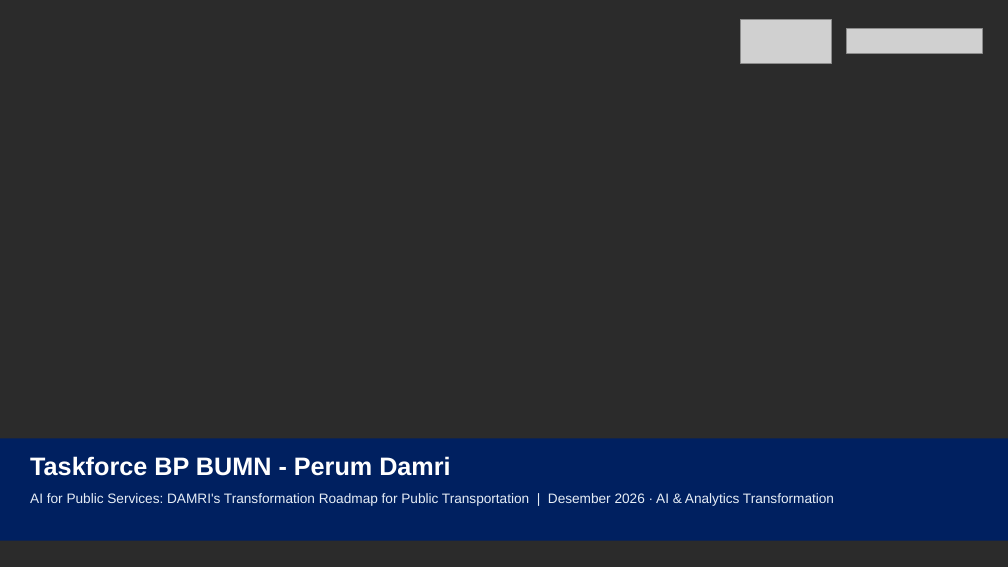
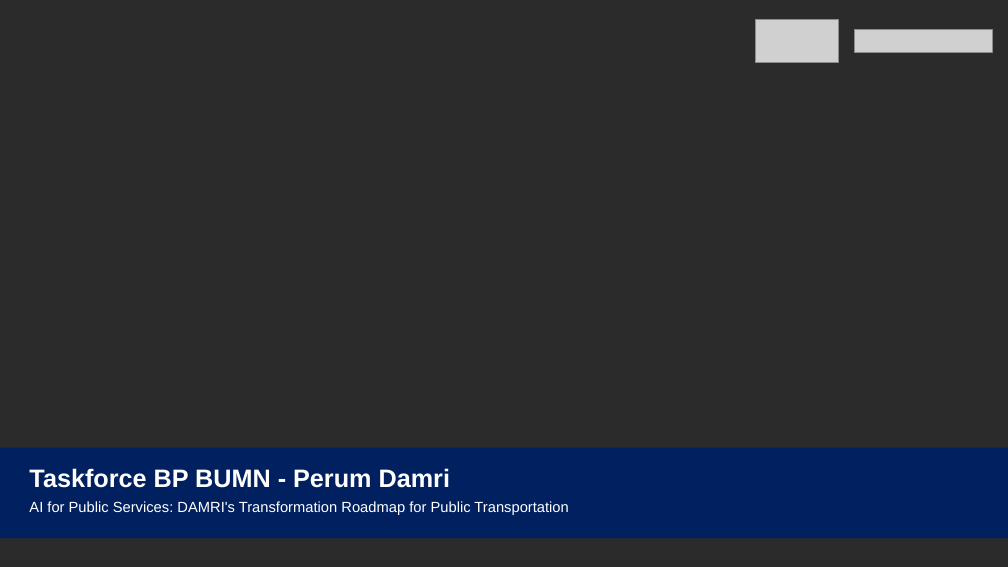
Before and after one commit to putawararevalda/bumn-report-formatter, a slide deck: slide 1 of examples/BUMN_Sample_Transformation_Deck.pptx. Drawn at 1008x567 pixels with LibreOffice and Linux fonts; fonts in the diff are those of the drawing; grey boxes stand for pictures; background and template pictures are left out; a plain dark background stands for a picture behind light text. Boxes give left, top, right and bottom in pixels: in the first picture for what was removed or moved away, otherwise in the second. Text is boxed around its words. In the diff, an @@ line names an element or a change of style, - is before the commit and + after.

Commit message:
refactor: align strictly with BUMN 7-slide templates and confidential footer

```diff
--- a/examples/BUMN_Sample_Transformation_Deck.pptx
+++ b/examples/BUMN_Sample_Transformation_Deck.pptx
@@ picture: place and size @@
-picture at box(741, 20, 832, 64)
+picture at box(755, 20, 839, 63)
@@ picture: place and size @@
-picture at box(847, 29, 983, 53)
+picture at box(854, 29, 993, 52)
@@ rectangle: place and size @@
-rectangle at box(0, 439, 1008, 541)
+rectangle at box(0, 448, 1008, 538)
@@ text "Taskforce BP BUMN - Perum ...": place and size @@
-text "Taskforce BP BUMN - Perum ..." at box(30, 456, 450, 476)
+text "Taskforce BP BUMN - Perum ..." at box(29, 468, 450, 488)
@@ text at box(29, 501, 568, 515): text changed; size 13 to 14 pt; text colour #E6EDF6 to #FFFFFF @@
-AI for Public Services: DAMRI's Transformation Roadmap for Public Transportation | Desember 2026 · AI & Analytics Transformation
+AI for Public Services: DAMRI's Transformation Roadmap for Public Transportation
```
Also in this commit, not shown: 2 other slides changed, 4 slides added, 10 slides removed, 6 other files.
